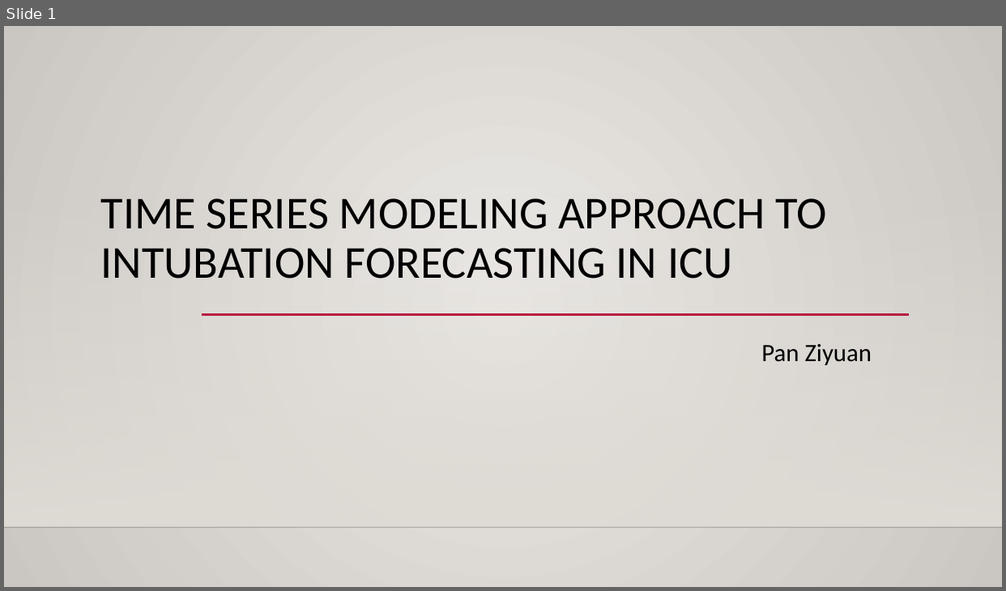
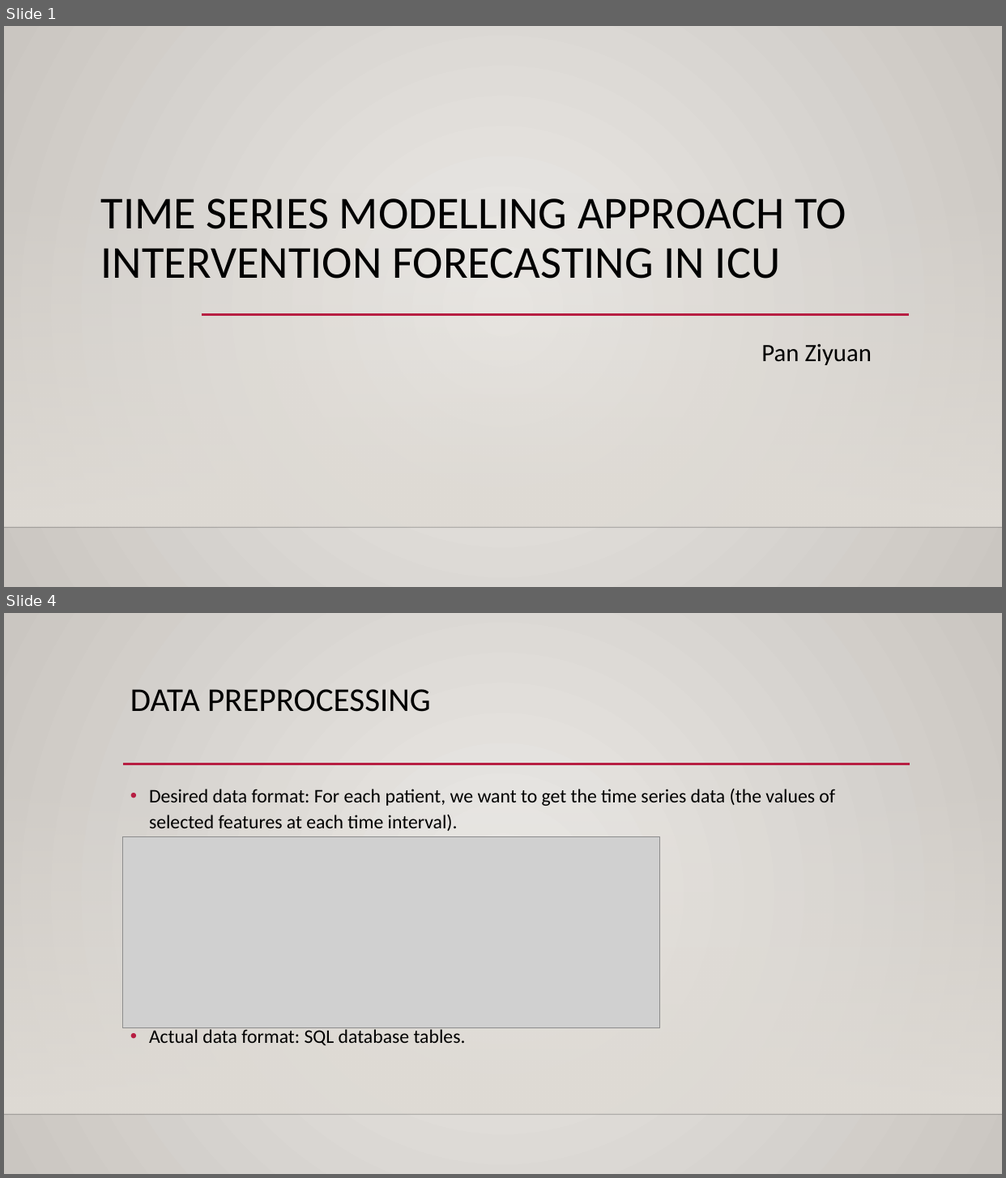
Before and after one commit to MaxPoon/Evidence-Based-Lab-Test-Critical-Value-Discovery-for-ICU-Patients, a slide deck: presentation/Progress_Report_2017_11_6.pptx. Shown one above the other, each under a label of ours: slide 1 before the commit, slides 1 and 4 after it; the slides between them are not shown. The pictures are 1006x591 and 1006x1178 pixels, drawn with LibreOffice and Linux fonts; fonts in the diff are those of the drawing; grey boxes stand for pictures; background and template pictures are left out. Boxes give left, top, right and bottom in pixels: in the first picture for what was removed or moved away, otherwise in the second. Text is boxed around its words. In the diff, an @@ line names an element or a change of style, - is before the commit and + after.

```diff
--- a/presentation/Progress_Report_2017_11_6.pptx
+++ b/presentation/Progress_Report_2017_11_6.pptx
@@ slide 4 added at bbox=[4, 613, 1002, 1174], background gradient #ECEAE7 to #CAC7C1; not listed: 2 template elements that a slide beside it also shows @@
@@ title added at bbox=[130, 689, 431, 712], 32 pt, text #000000 @@
+DATA PREPROCESSING
@@ line added from (123, 764) to (910, 764), #B71E42 2.5 pt @@
@@ text added at bbox=[149, 789, 835, 1046], 18.5 pt, text #000000 @@
+• Desired data format: For each patient, we want to get the time series data (the values of selected features at each time interval).
+• Actual data format: SQL database tables.
@@ picture added at bbox=[123, 837, 661, 1029] @@
@@ slide 1 changed as well @@
@@ title at bbox=[101, 199, 846, 279]: text changed @@
-TIME SERIES MODELING APPROACH TO INTUBATION FORECASTING IN ICU
+TIME SERIES MODELLING APPROACH TO INTERVENTION FORECASTING IN ICU
```
Also in this commit, not shown: 12 other slides added.
